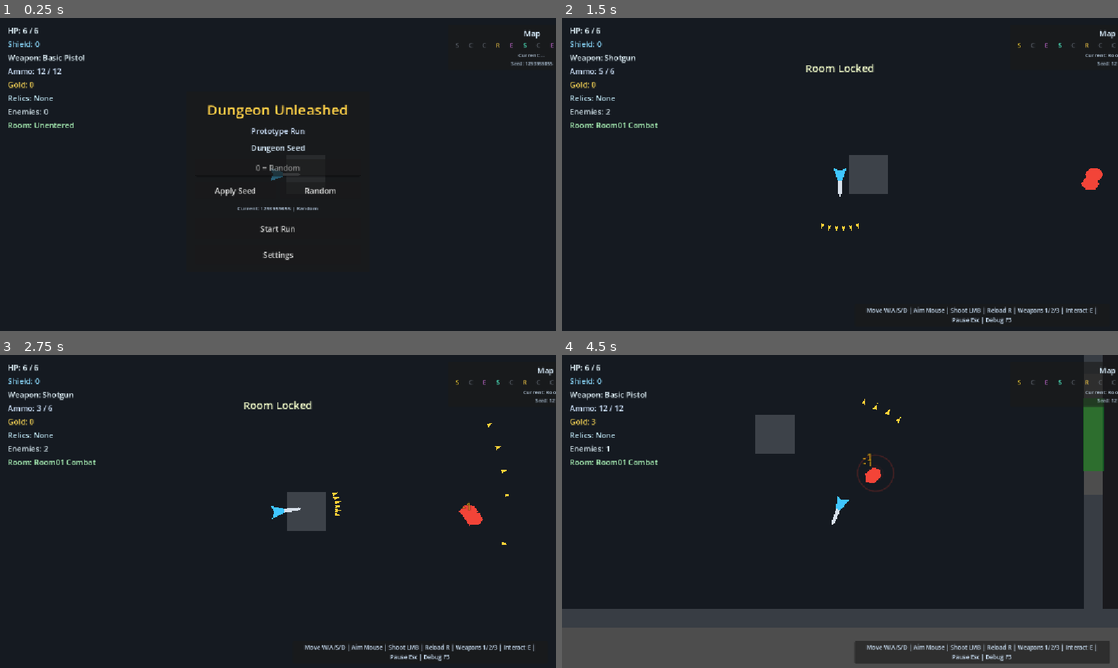
Above: before the commit, frames 1-4 (two rows, left to right).
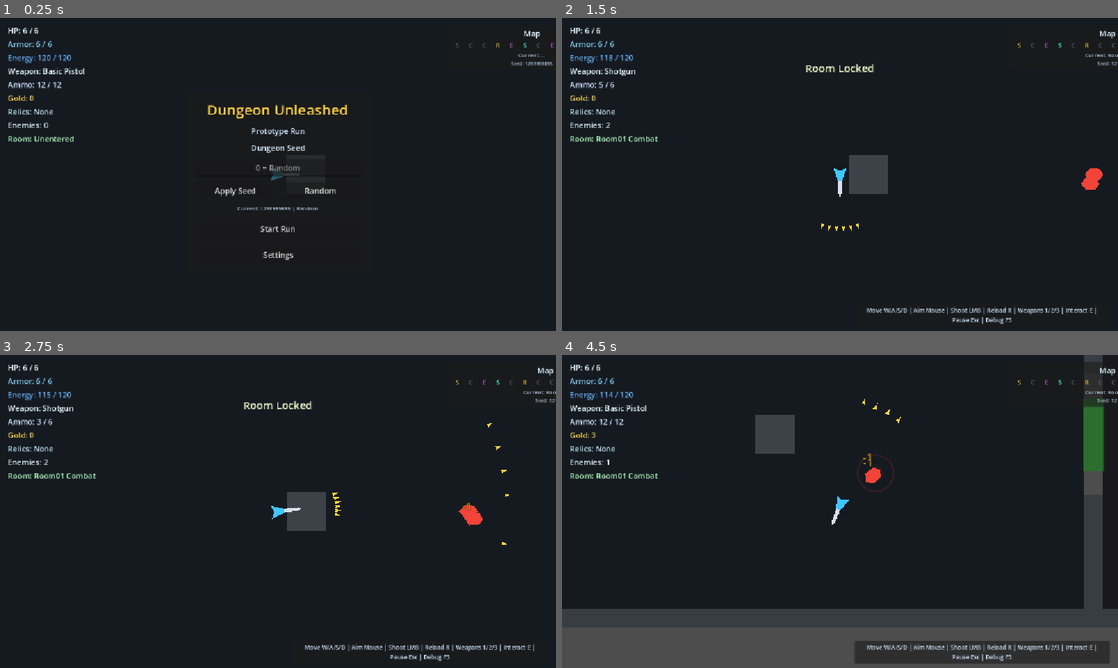
Above: after the commit, the same moments.

Repository: mrmi9/Dungeon-Unleashed
Game: Godot game, scene res://scenes/main/Main.tscn
The game is run twice, just before and just after one commit, with the same random seed, the same clock (stepped at 60 frames per second) and the same inputs.
Inputs (mouse positions are in pixels of both pictures, inside the frame that each line leads up to):
- Up to frame 1 (0.25 s): no input
- Up to frame 2 (1.5 s): click (840, 168) at 0.52 s; type "12" at 0.6 s; click "Start Run" at 1.25 s
- Up to frame 3 (2.75 s): tap Enter at 2 s; move the mouse to (400, 495) at 2.02 s; press the mouse at (400, 495) at 2.03 s; hold D (move_right) from 2.03 s (still down)
- Up to frame 4 (4.5 s): move the mouse to (728, 527) at 2.77 s; release D (move_right) at 2.78 s; release the mouse at (728, 527) at 2.78 s; hold S (move_down) 2.78-3.53 s; tap E (interact) at 2.85 s; click (728, 527) at 3.05 s; move the mouse to (895, 442) at 3.52 s; press the mouse at (895, 442) at 3.53 s; hold D (move_right) 3.53-4.28 s; move the mouse to (812, 574) at 4.27 s; release the mouse at (812, 574) at 4.28 s; hold W (move_up) from 4.28 s (still down); tap 1 (weapon_slot_1) at 4.35 s

The runs differ from the first frame. In frame 1, 1.1% of the frame differs, in the area x 1-16%, y 7-40%; in frame 2, 1.1%; in frame 3, 1.1%; in frame 4, 1.2%, in the area x 1-18%, y 7-40%.

Commit message:
Add Soul Knight inspired resource loop

Diff:
--- a/dungeon-unleashed/resources/weapons/basic_pistol.tres
+++ b/dungeon-unleashed/resources/weapons/basic_pistol.tres
@@ -13,6 +13,7 @@
 projectile_range = 720.0
 projectile_count = 1
 spread_angle = 0.0
+energy_cost = 0
 magazine_size = 12
 reload_duration = 1.0
 knockback = 120.0
--- a/dungeon-unleashed/resources/weapons/energy_staff.tres
+++ b/dungeon-unleashed/resources/weapons/energy_staff.tres
@@ -13,6 +13,7 @@
 projectile_range = 840.0
 projectile_count = 1
 spread_angle = 0.0
+energy_cost = 3
 magazine_size = 8
 reload_duration = 1.2
 knockback = 80.0
--- a/dungeon-unleashed/resources/weapons/ricochet_blaster.tres
+++ b/dungeon-unleashed/resources/weapons/ricochet_blaster.tres
@@ -13,6 +13,7 @@
 projectile_range = 760.0
 projectile_count = 2
 spread_angle = 8.0
+energy_cost = 1
 magazine_size = 10
 reload_duration = 1.15
 knockback = 110.0
--- a/dungeon-unleashed/resources/weapons/shotgun.tres
+++ b/dungeon-unleashed/resources/weapons/shotgun.tres
@@ -13,6 +13,7 @@
 projectile_range = 430.0
 projectile_count = 6
 spread_angle = 34.0
+energy_cost = 2
 magazine_size = 6
 reload_duration = 1.35
 knockback = 190.0
--- a/dungeon-unleashed/scenes/ui/HUD.tscn
+++ b/dungeon-unleashed/scenes/ui/HUD.tscn
@@ -18,7 +18,7 @@
 offset_left = 16.0
 offset_top = 14.0
 offset_right = 260.0
-offset_bottom = 184.0
+offset_bottom = 206.0
 
 [node name="VBoxContainer" type="VBoxContainer" parent="MarginContainer"]
 layout_mode = 2
@@ -32,7 +32,12 @@
 [node name="ShieldLabel" type="Label" parent="MarginContainer/VBoxContainer"]
 layout_mode = 2
 theme_override_colors/font_color = Color(0.55, 0.86, 1, 1)
-text = "Shield: 0"
+text = "Armor: 6 / 6"
+
+[node name="EnergyLabel" type="Label" parent="MarginContainer/VBoxContainer"]
+layout_mode = 2
+theme_override_colors/font_color = Color(0.42, 0.72, 1, 1)
+text = "Energy: 120 / 120"
 
 [node name="WeaponLabel" type="Label" parent="MarginContainer/VBoxContainer"]
 layout_mode = 2
--- a/dungeon-unleashed/scripts/core/Events.gd
+++ b/dungeon-unleashed/scripts/core/Events.gd
@@ -11,6 +11,7 @@
 signal player_healed(amount: int, current_hp: int)
 signal player_shield_gained(amount: int, current_shield: int)
 signal player_shield_absorbed(amount: int, current_shield: int)
+signal player_energy_changed(current_energy: int, max_energy: int)
 signal player_died()
 signal gold_changed(current_gold: int)
 signal room_state_changed(room: Node, state_name: String)
--- a/dungeon-unleashed/scripts/debug/CombatFeedbackSmokeTest.gd
+++ b/dungeon-unleashed/scripts/debug/CombatFeedbackSmokeTest.gd
@@ -36,6 +36,8 @@
 	player.current_health = maxi(player.max_health - 2, 1)
 	player.health_changed.emit(player.current_health, player.max_health)
 	player.heal(1)
+	player.current_shield = 0
+	player.shield_changed.emit(player.current_shield)
 	player.add_shield(2)
 	player.set("_invulnerability_timer", 0.0)
 	player.take_damage(3, null)
--- a/dungeon-unleashed/scripts/debug/EnemyVarietySmokeTest.gd
+++ b/dungeon-unleashed/scripts/debug/EnemyVarietySmokeTest.gd
@@ -158,6 +158,8 @@
 func _verify_enemy_projectile_damage(player: Player) -> void:
 	player.global_position = Vector2(-1200, -900)
 	player.current_health = player.max_health
+	player.current_shield = 0
+	player.shield_changed.emit(player.current_shield)
 	player.set("_invulnerability_timer", 0.0)
 	await get_tree().physics_frame
 	await get_tree().process_frame
@@ -227,6 +229,8 @@
 func _verify_bomber_behavior(player: Player) -> void:
 	await _discard_all_enemies()
 	player.current_health = player.max_health
+	player.current_shield = 0
+	player.shield_changed.emit(player.current_shield)
 	player.set("_invulnerability_timer", 0.0)
 	var start_health := player.current_health
 
--- a/dungeon-unleashed/scripts/debug/RelicSmokeTest.gd
+++ b/dungeon-unleashed/scripts/debug/RelicSmokeTest.gd
@@ -156,6 +156,8 @@
 		await get_tree().process_frame
 	_expect(player.current_health > damaged_health, "Vampire Fang should heal after 3 kills")
 
+	player.current_shield = maxi(player.max_shield - 1, 0)
+	player.shield_changed.emit(player.current_shield)
 	var shield_before := player.get_shield()
 	Events.room_cleared.emit(null)
 	await get_tree().process_frame
@@ -168,6 +170,11 @@
 	await get_tree().process_frame
 	_expect(player.current_health == health_before_shield_hit, "Shield should absorb damage before health")
 	_expect(player.get_shield() < shield_before_hit, "Shield should decrease after absorbing damage")
+	var shield_after_hit := player.get_shield()
+	player.call("_tick_timers", player.shield_recharge_delay + 0.1)
+	player.call("_tick_timers", 1.0)
+	await get_tree().process_frame
+	_expect(player.get_shield() > shield_after_hit, "Armor should recharge after avoiding damage")
 
 	player.current_shield = 0
 	player.shield_changed.emit(player.current_shield)
--- a/dungeon-unleashed/scripts/debug/RunSummarySmokeTest.gd
+++ b/dungeon-unleashed/scripts/debug/RunSummarySmokeTest.gd
@@ -38,6 +38,8 @@
 	player.current_health = maxi(player.max_health - 2, 1)
 	player.health_changed.emit(player.current_health, player.max_health)
 	player.call("heal", 2)
+	player.current_shield = 0
+	player.shield_changed.emit(player.current_shield)
 	player.call("add_shield", 2)
 	player.set("_invulnerability_timer", 0.0)
 	player.call("take_damage", 3, null)
--- a/dungeon-unleashed/scripts/debug/WeaponSmokeTest.gd
+++ b/dungeon-unleashed/scripts/debug/WeaponSmokeTest.gd
@@ -35,17 +35,21 @@
 
 		_clear_projectiles()
 		var weapon := player.weapon
+		var energy_before := player.get_energy()
+		var expected_energy_cost := int(data.get("energy_cost"))
 		var fired := weapon.try_fire(player.global_position + Vector2(320, 0), player)
 		await get_tree().process_frame
 
 		_expect(fired, "%s should fire" % data.display_name)
 		_expect(_projectile_count() == maxi(data.projectile_count, 1), "%s projectile count should match WeaponData" % data.display_name)
 		_expect(weapon.get_current_ammo() == weapon.get_magazine_size() - 1, "%s should consume one ammo per trigger pull" % data.display_name)
+		_expect(player.get_energy() == energy_before - expected_energy_cost, "%s should spend configured energy cost" % data.display_name)
 
 		if data.id == &"energy_staff":
 			var projectile := get_tree().get_first_node_in_group("projectiles")
 			_expect(projectile != null and projectile.get("_remaining_pierce") == data.pierce_count, "Energy Staff projectile should carry pierce count")
 
+	await _verify_energy_weapon_gate(player)
 	player.call("_equip_weapon", 0)
 	await get_tree().process_frame
 	var pistol := player.weapon
@@ -63,6 +67,31 @@
 
 	_clear_projectiles()
 	_finish()
+
+
+func _verify_energy_weapon_gate(player: Player) -> void:
+	player.call("_equip_weapon", 1)
+	await get_tree().process_frame
+	var weapon := player.weapon
+	var weapon_data := weapon.weapon_data
+	_expect(int(weapon_data.get("energy_cost")) > 0, "Energy gate check should use a weapon with energy cost")
+
+	player.current_energy = 0
+	player.energy_changed.emit(player.current_energy, player.max_energy)
+	weapon.set("_cooldown", 0.0)
+	var ammo_before := weapon.get_current_ammo()
+	_clear_projectiles()
+	var fired_without_energy := weapon.try_fire(player.global_position + Vector2(320, 0), player)
+	await get_tree().process_frame
+	_expect(not fired_without_energy, "Weapon should not fire when player has insufficient energy")
+	_expect(weapon.get_current_ammo() == ammo_before, "Failed energy-gated fire should not consume ammo")
+	_expect(_projectile_count() == 0, "Failed energy-gated fire should not spawn projectiles")
+
+	player.set("_energy_regen_delay_timer", 0.0)
+	player.call("_tick_timers", 0.25)
+	await get_tree().process_frame
+	_expect(player.get_energy() > 0, "Player energy should regenerate after delay")
+	player.recover_energy(player.max_energy)
 
 
 func _verify_critical_damage_roll() -> void:
--- a/dungeon-unleashed/scripts/main/Main.gd
+++ b/dungeon-unleashed/scripts/main/Main.gd
@@ -114,12 +114,14 @@
 	Events.chest_opened.connect(_on_chest_opened)
 	player.health_changed.connect(_on_player_health_changed)
 	player.shield_changed.connect(_on_player_shield_changed)
+	player.energy_changed.connect(_on_player_energy_changed)
 	player.gold_changed.connect(_on_player_gold_changed)
 	player.weapon_changed.connect(_on_player_weapon_changed)
 	player.ammo_changed.connect(_on_player_ammo_changed)
 
 	hud.update_health(player.current_health, player.max_health)
-	hud.update_shield(player.current_shield)
+	hud.update_shield(player.current_shield, player.max_shield)
+	hud.update_energy(player.current_energy, player.max_energy)
 	hud.update_gold(player.current_gold)
 	hud.set_weapon_name(player.get_weapon_display_name())
 	hud.update_relics(relic_system.get_relic_summaries())
@@ -436,7 +438,11 @@
 
 
 func _on_player_shield_changed(current_shield: int) -> void:
-	hud.update_shield(current_shield)
+	hud.update_shield(current_shield, player.max_shield)
+
+
+func _on_player_energy_changed(current_energy: int, max_energy: int) -> void:
+	hud.update_energy(current_energy, max_energy)
 
 
 func _on_player_gold_changed(current_gold: int) -> void:
--- a/dungeon-unleashed/scripts/player/Player.gd
+++ b/dungeon-unleashed/scripts/player/Player.gd
@@ -8,12 +8,18 @@
 signal gold_changed(current_gold: int)
 signal weapon_changed(display_name: String)
 signal ammo_changed(current_ammo: int, magazine_size: int, is_reloading: bool)
+signal energy_changed(current_energy: int, max_energy: int)
 
 @export var max_health: int = 6
 @export var move_speed: float = 260.0
 @export var invulnerability_duration: float = 0.7
 @export var contact_damage_interval: float = 0.65
 @export var max_shield: int = 6
+@export var shield_recharge_delay: float = 2.4
+@export var shield_recharge_rate: float = 1.6
+@export var max_energy: int = 120
+@export var energy_regen_delay: float = 0.6
+@export var energy_regen_rate: float = 10.0
 @export var weapon_loadout: Array[WeaponData] = [
 	preload("res://resources/weapons/basic_pistol.tres"),
 	preload("res://resources/weapons/shotgun.tres"),
@@ -26,6 +32,7 @@
 
 var current_health: int
 var current_shield: int = 0
+var current_energy: int = 0
 var current_gold: int = 0
 var current_weapon_index: int = 0
 var relic_damage_multiplier_bonus := 0.0
@@ -39,6 +46,10 @@
 var _is_dead := false
 var _invulnerability_timer := 0.0
 var _contact_damage_timer := 0.0
+var _shield_recharge_delay_timer := 0.0
+var _shield_recharge_accumulator := 0.0
+var _energy_regen_delay_timer := 0.0
+var _energy_regen_accumulator := 0.0
 var _touching_enemies: Array[Node] = []
 
 
@@ -46,10 +57,13 @@
 	add_to_group("player")
 	collision_mask = collision_mask & ~ENEMY_BODY_COLLISION_BIT
 	current_health = max_health
+	current_shield = max_shield
+	current_energy = max_energy
 	weapon.ammo_changed.connect(_on_weapon_ammo_changed)
 	_equip_weapon(0)
 	health_changed.emit(current_health, max_health)
 	shield_changed.emit(current_shield)
+	energy_changed.emit(current_energy, max_energy)
 	gold_changed.emit(current_gold)
 	hurtbox.body_entered.connect(_on_hurtbox_body_entered)
 	hurtbox.body_exited.connect(_on_hurtbox_body_exited)
@@ -181,6 +195,40 @@
 	return current_shield
 
 
+func get_energy() -> int:
+	return current_energy
+
+
+func can_spend_energy_for_weapon(weapon_data: Resource) -> bool:
+	return current_energy >= _get_weapon_energy_cost(weapon_data)
+
+
+func spend_energy_for_weapon(weapon_data: Resource) -> bool:
+	var cost := _get_weapon_energy_cost(weapon_data)
+	if cost <= 0:
+		return true
+	if current_energy < cost:
+		return false
+
+	current_energy -= cost
+	_energy_regen_delay_timer = energy_regen_delay
+	_energy_regen_accumulator = 0.0
+	energy_changed.emit(current_energy, max_energy)
+	Events.player_energy_changed.emit(current_energy, max_energy)
+	return true
+
+
+func recover_energy(amount: int) -> void:
+	if amount <= 0:
+		return
+
+	var previous_energy := current_energy
+	current_energy = mini(current_energy + amount, max_energy)
+	if current_energy != previous_energy:
+		energy_changed.emit(current_energy, max_energy)
+		Events.player_energy_changed.emit(current_energy, max_energy)
+
+
 func apply_temporary_speed_boost(multiplier_bonus: float, duration: float) -> void:
 	if _is_dead:
 		return
@@ -244,6 +292,9 @@
 		return
 
 	var remaining_damage := maxi(amount, 0)
+	if remaining_damage > 0:
+		_shield_recharge_delay_timer = shield_recharge_delay
+		_shield_recharge_accumulator = 0.0
 	if current_shield > 0 and remaining_damage > 0:
 		var absorbed := mini(current_shield, remaining_damage)
 		current_shield -= absorbed
@@ -273,6 +324,9 @@
 		if _speed_boost_timer <= 0.0:
 			_temporary_speed_multiplier = 1.0
 
+	_tick_shield_recharge(delta)
+	_tick_energy_regen(delta)
+
 
 func _aim_at_mouse() -> void:
 	var direction := get_global_mouse_position() - global_position
@@ -318,6 +372,46 @@
 	Events.player_died.emit()
 
 
+func _tick_shield_recharge(delta: float) -> void:
+	if current_shield >= max_shield:
+		_shield_recharge_accumulator = 0.0
+		return
+	if _shield_recharge_delay_timer > 0.0:
+		_shield_recharge_delay_timer = maxf(_shield_recharge_delay_timer - delta, 0.0)
+		return
+
+	_shield_recharge_accumulator += maxf(shield_recharge_rate, 0.0) * delta
+	var gained := floori(_shield_recharge_accumulator)
+	if gained <= 0:
+		return
+
+	_shield_recharge_accumulator -= gained
+	add_shield(gained)
+
+
+func _tick_energy_regen(delta: float) -> void:
+	if current_energy >= max_energy:
+		_energy_regen_accumulator = 0.0
+		return
+	if _energy_regen_delay_timer > 0.0:
+		_energy_regen_delay_timer = maxf(_energy_regen_delay_timer - delta, 0.0)
+		return
+
+	_energy_regen_accumulator += maxf(energy_regen_rate, 0.0) * delta
+	var gained := floori(_energy_regen_accumulator)
+	if gained <= 0:
+		return
+
+	_energy_regen_accumulator -= gained
+	recover_energy(gained)
+
+
+func _get_weapon_energy_cost(weapon_data: Resource) -> int:
+	if weapon_data == null:
+		return 0
+	return maxi(int(weapon_data.get("energy_cost")), 0)
+
+
 func _on_hurtbox_body_entered(body: Node) -> void:
 	if body.is_in_group("enemies") and not _touching_enemies.has(body):
 		_touching_enemies.append(body)
--- a/dungeon-unleashed/scripts/ui/HUD.gd
+++ b/dungeon-unleashed/scripts/ui/HUD.gd
@@ -22,6 +22,7 @@
 
 @onready var health_label: Label = $MarginContainer/VBoxContainer/HealthLabel
 @onready var shield_label: Label = $MarginContainer/VBoxContainer/ShieldLabel
+@onready var energy_label: Label = $MarginContainer/VBoxContainer/EnergyLabel
 @onready var weapon_label: Label = $MarginContainer/VBoxContainer/WeaponLabel
 @onready var ammo_label: Label = $MarginContainer/VBoxContainer/AmmoLabel
 @onready var gold_label: Label = $MarginContainer/VBoxContainer/GoldLabel
@@ -161,8 +162,15 @@
 	health_label.text = "HP: %d / %d" % [current_hp, max_hp]
 
 
-func update_shield(current_shield: int) -> void:
-	shield_label.text = "Shield: %d" % current_shield
+func update_shield(current_shield: int, max_shield: int = -1) -> void:
+	if max_shield > 0:
+		shield_label.text = "Armor: %d / %d" % [current_shield, max_shield]
+	else:
+		shield_label.text = "Armor: %d" % current_shield
+
+
+func update_energy(current_energy: int, max_energy: int) -> void:
+	energy_label.text = "Energy: %d / %d" % [current_energy, max_energy]
 
 
 func set_weapon_name(display_name: String) -> void:
--- a/dungeon-unleashed/scripts/weapons/Weapon.gd
+++ b/dungeon-unleashed/scripts/weapons/Weapon.gd
@@ -32,6 +32,8 @@
 	if _current_ammo <= 0:
 		start_reload()
 		return false
+	if not _can_owner_spend_energy(owner_body):
+		return false
 
 	var origin := muzzle.global_position
 	var base_direction := target_position - origin
@@ -40,6 +42,8 @@
 	base_direction = base_direction.normalized()
 
 	global_rotation = base_direction.angle()
+	if not _spend_owner_energy(owner_body):
+		return false
 	_spawn_projectiles(origin, base_direction, owner_body)
 	_spawn_muzzle_flash(base_direction)
 
@@ -157,6 +161,18 @@
 	return 0
 
 
+func _can_owner_spend_energy(owner_body: Node) -> bool:
+	if owner_body != null and owner_body.has_method("can_spend_energy_for_weapon"):
+		return bool(owner_body.call("can_spend_energy_for_weapon", weapon_data))
+	return true
+
+
+func _spend_owner_energy(owner_body: Node) -> bool:
+	if owner_body != null and owner_body.has_method("spend_energy_for_weapon"):
+		return bool(owner_body.call("spend_energy_for_weapon", weapon_data))
+	return true
+
+
 func _get_owner_reload_speed_multiplier() -> float:
 	var owner_body := get_parent()
 	if owner_body != null and owner_body.has_method("get_reload_speed_multiplier"):
--- a/dungeon-unleashed/scripts/weapons/WeaponData.gd
+++ b/dungeon-unleashed/scripts/weapons/WeaponData.gd
@@ -10,6 +10,7 @@
 @export var projectile_range: float = 720.0
 @export var projectile_count: int = 1
 @export var spread_angle: float = 0.0
+@export var energy_cost: int = 0
 @export var magazine_size: int = 12
 @export var reload_duration: float = 1.0
 @export var knockback: float = 120.0
Not shown, changed: DEVELOPMENT_LOG.md
Not shown, added: SOUL_KNIGHT_ALIGNMENT.md
